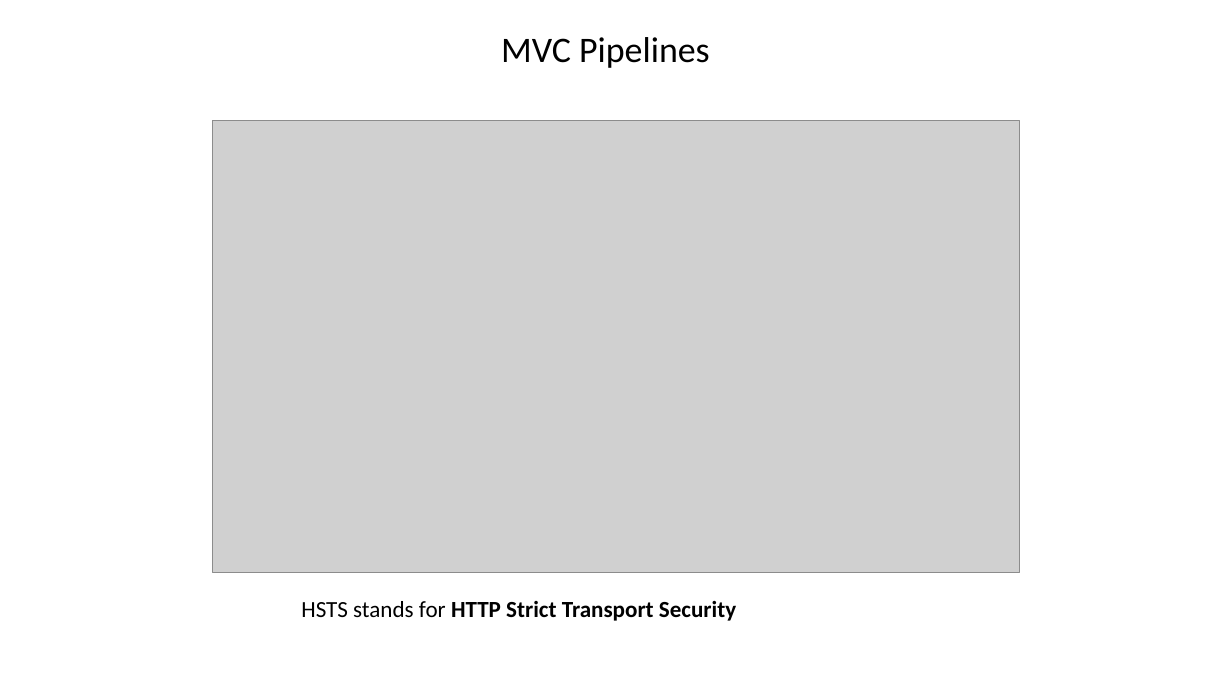
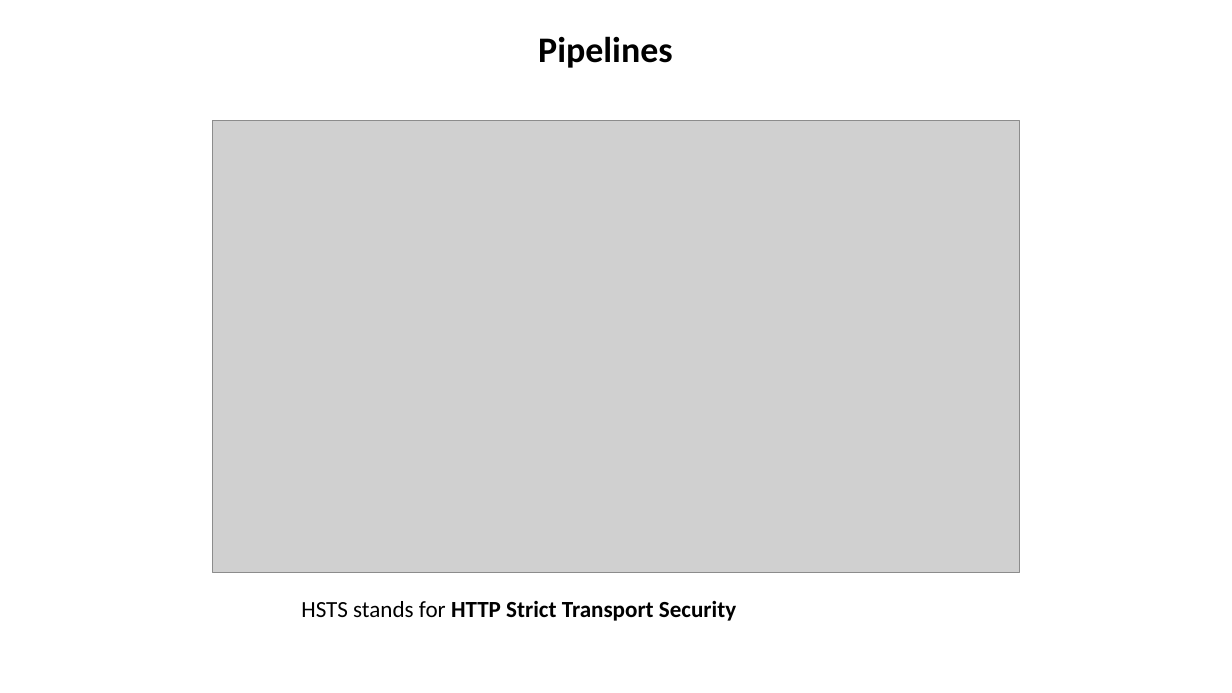
Before and after one commit to NareshESSPL/DotNetTraining, a slide deck: slide 20 of Documents/MVC.pptm (slide 19 before the commit). Drawn at 1232x693 pixels with LibreOffice and Linux fonts; fonts in the diff are those of the drawing; grey boxes stand for pictures. Boxes give left, top, right and bottom in pixels: in the first picture for what was removed or moved away, otherwise in the second. Text is boxed around its words. In the diff, an @@ line names an element or a change of style, - is before the commit and + after.

```diff
--- a/Documents/MVC.pptm
+++ b/Documents/MVC.pptm
@@ text at (538,36,672,68): text changed; bold on @@
-MVC Pipelines
+Pipelines
```
Also in this commit, not shown: 4 other slides changed, 3 slides added, 2 slides removed, 33 other files.
